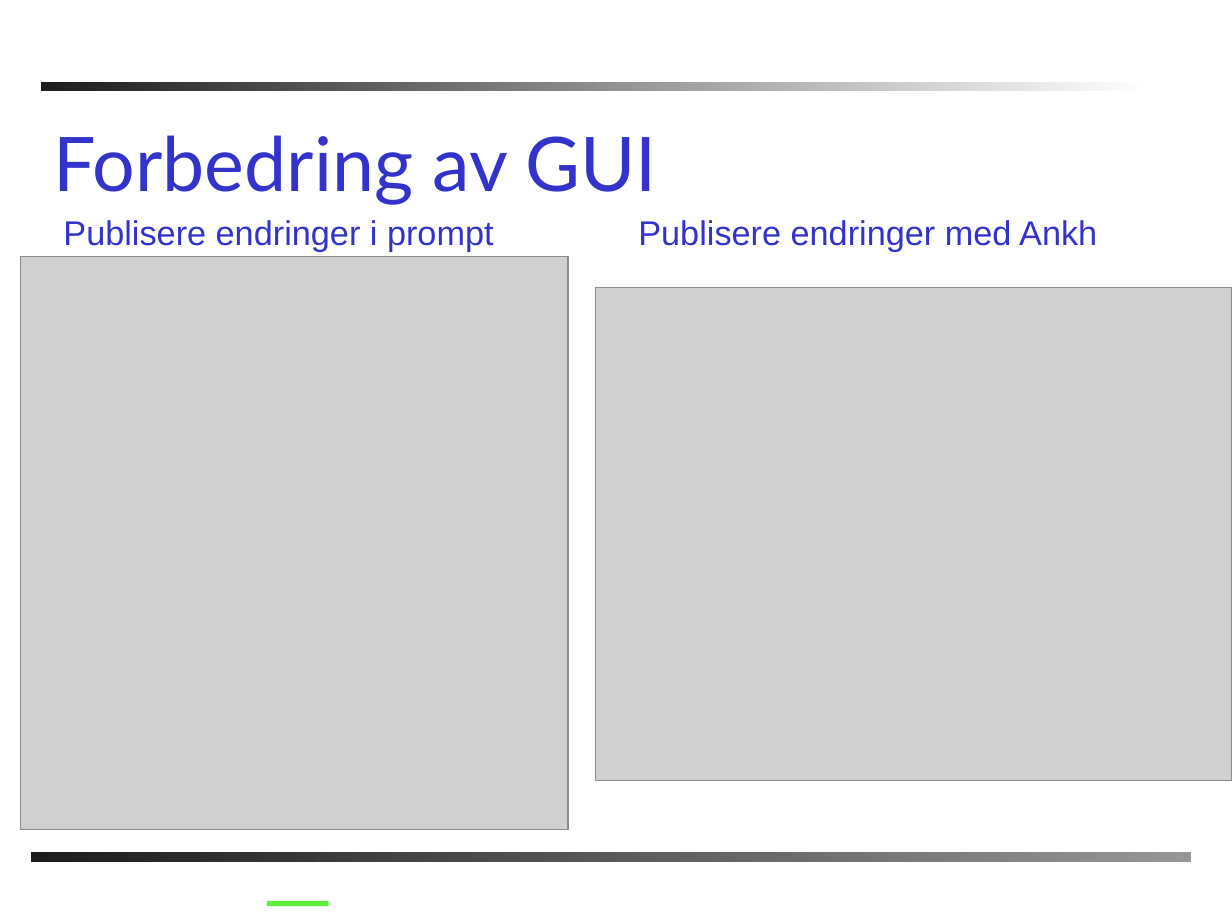
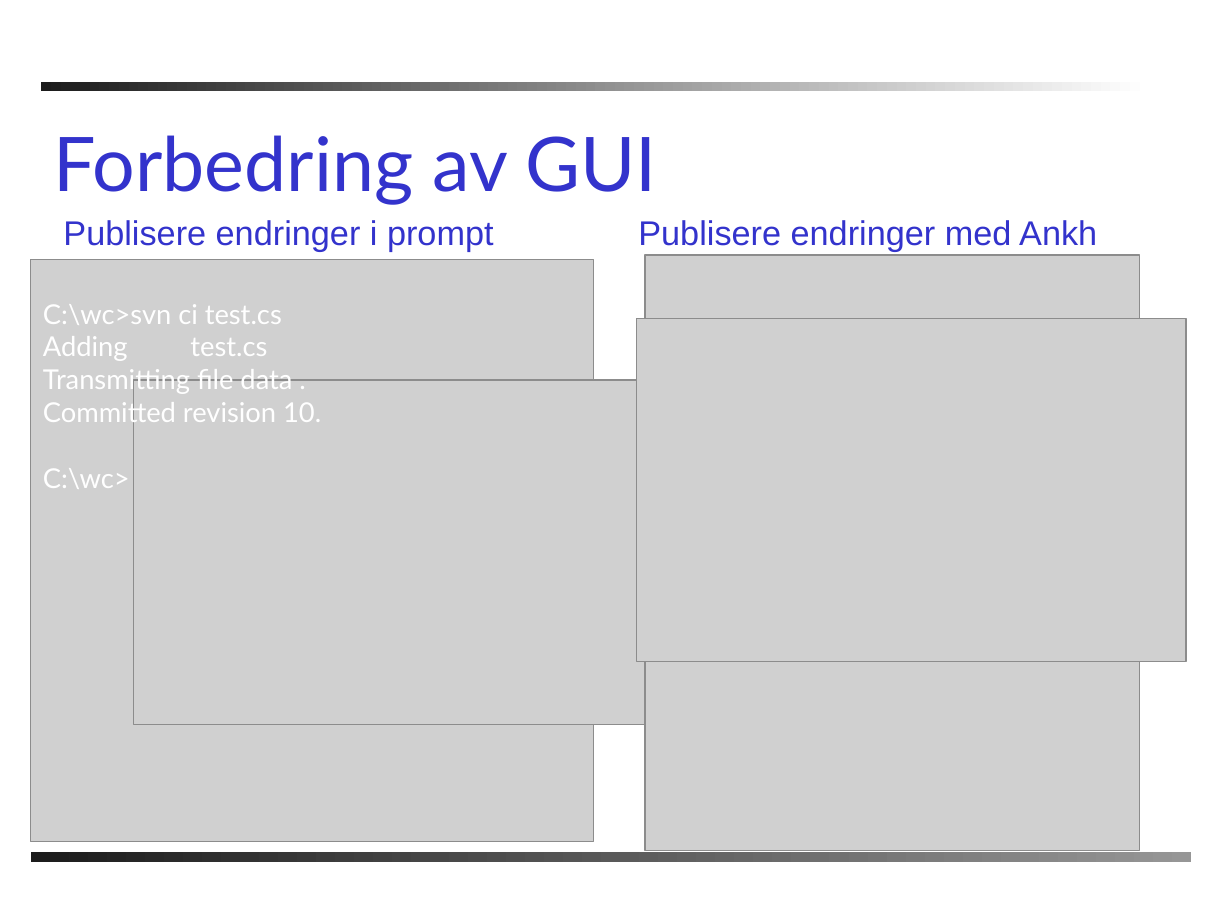
Before and after one commit to AnkhSVN/AnkhSVN, a slide deck: slide 12 of doc/powerpoint/Subversion_addin_for_VS.NET.ppt. Drawn at 1232x924 pixels with LibreOffice and Linux fonts; fonts in the diff are those of the drawing; grey boxes stand for pictures; background and template pictures are left out. Boxes give left, top, right and bottom in pixels: in the first picture for what was removed or moved away, otherwise in the second. Text is boxed around its words. In the diff, an @@ line names an element or a change of style, - is before the commit and + after.

```diff
--- a/doc/powerpoint/Subversion_addin_for_VS.NET.ppt
+++ b/doc/powerpoint/Subversion_addin_for_VS.NET.ppt
@@ picture: place and size @@
-picture at <box>21,256,568,829</box>
+picture at <box>31,260,594,843</box>
@@ picture: place and size @@
-picture at <box>749,329,1027,779</box>
+picture at <box>646,255,1140,850</box>
@@ picture: place and size @@
-picture at <box>739,329,1071,781</box>
+picture at <box>729,256,1082,841</box>
@@ text added at <box>43,304,282,325</box>, 16 pt, text #FFFFFF @@
+C:\wc>svn ci test.cs
@@ picture: place and size @@
-picture at <box>595,287,1232,780</box>
+picture at <box>637,318,1186,660</box>
@@ text added at <box>43,336,321,489</box>, 16 pt, text #FFFFFF @@
+Adding test.cs
+Transmitting file data .
+Committed revision 10.
+C:\wc>
@@ picture: place and size @@
-picture at <box>31,256,558,808</box>
+picture at <box>133,379,675,723</box>
@@ line removed from (267, 903) to (329, 903) @@
```
Also in this commit, not shown: 6 other slides changed.
